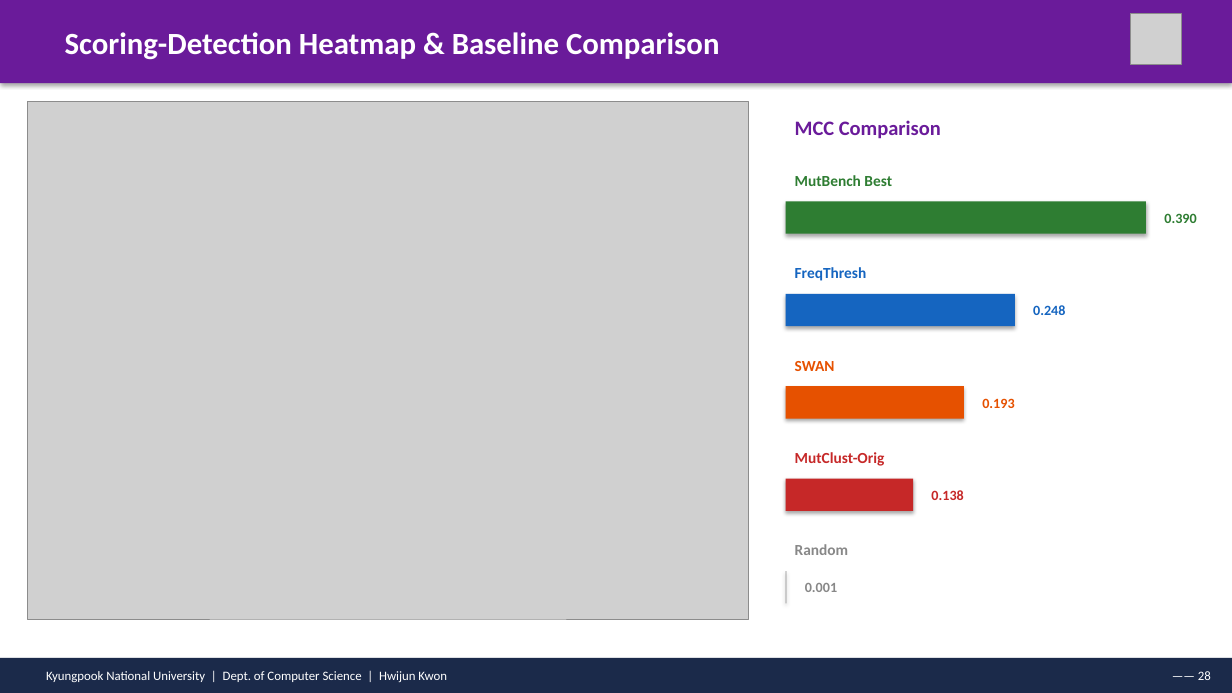
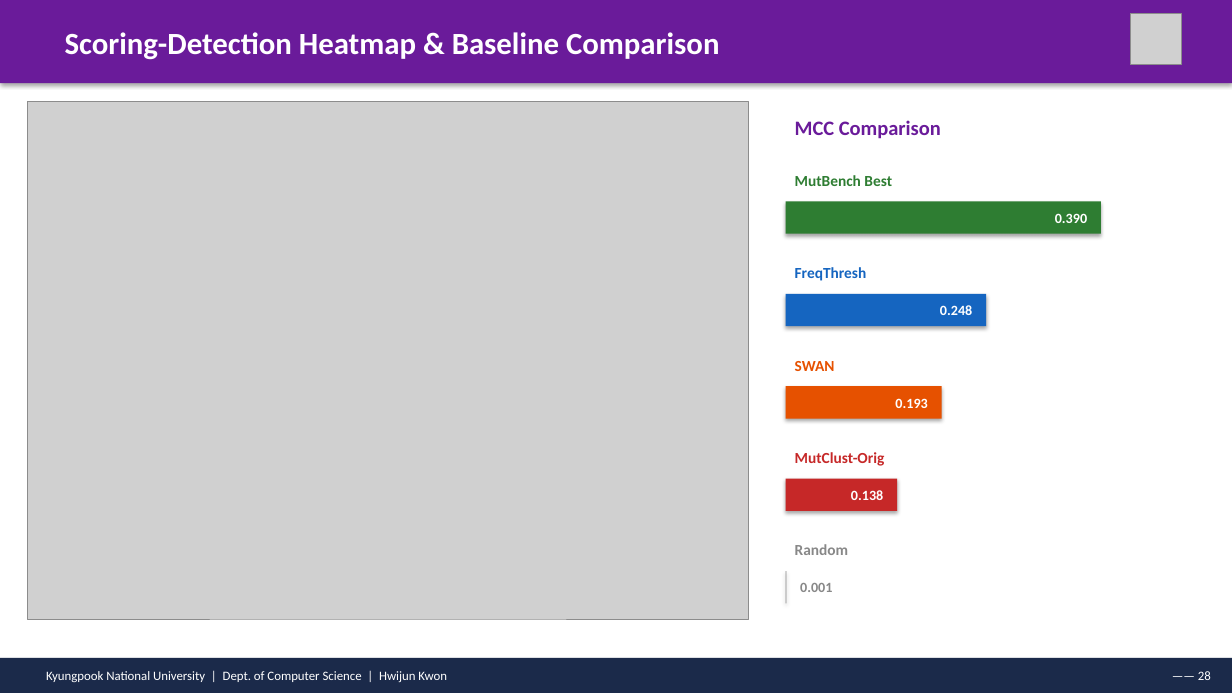
Before and after one commit to hwijunkwon/mutbench, a slide deck: slide 28 of paper/ppt/MutBench_Defense_v4.pptx. Drawn at 1232x693 pixels with LibreOffice and Linux fonts; fonts in the diff are those of the drawing; grey boxes stand for pictures. Boxes give left, top, right and bottom in pixels: in the first picture for what was removed or moved away, otherwise in the second. Text is boxed around its words. In the diff, an @@ line names an element or a change of style, - is before the commit and + after.

```diff
--- a/paper/ppt/MutBench_Defense_v4.pptx
+++ b/paper/ppt/MutBench_Defense_v4.pptx
@@ rectangle: place and size @@
-rectangle at box(786, 201, 1146, 234)
+rectangle at box(786, 201, 1101, 234)
@@ text "0.390": place and size @@
-text "0.390" at box(1164, 213, 1196, 223)
+text "0.390" at box(1055, 213, 1087, 223)
@@ text "0.390" at box(1055, 213, 1087, 223): text colour #2E7D32 to #FFFFFF; alignment left to right @@
@@ rectangle: place and size @@
-rectangle at box(786, 294, 1015, 326)
+rectangle at box(786, 294, 986, 326)
@@ text "0.248": place and size @@
-text "0.248" at box(1033, 305, 1065, 315)
+text "0.248" at box(940, 305, 972, 315)
@@ text "0.248" at box(940, 305, 972, 315): text colour #1565C0 to #FFFFFF; alignment left to right @@
@@ rectangle: place and size @@
-rectangle at box(786, 386, 964, 419)
+rectangle at box(786, 386, 942, 419)
@@ text "0.193": place and size @@
-text "0.193" at box(982, 398, 1014, 408)
+text "0.193" at box(895, 398, 927, 408)
@@ text "0.193" at box(895, 398, 927, 408): text colour #E65100 to #FFFFFF; alignment left to right @@
@@ rectangle: place and size @@
-rectangle at box(786, 479, 913, 511)
+rectangle at box(786, 479, 897, 511)
@@ text "0.138": place and size @@
-text "0.138" at box(931, 490, 963, 500)
+text "0.138" at box(851, 490, 883, 500)
@@ text "0.138" at box(851, 490, 883, 500): text colour #C62828 to #FFFFFF; alignment left to right @@
@@ text "0.001": place and size @@
-text "0.001" at box(805, 583, 837, 592)
+text "0.001" at box(800, 583, 832, 592)
```
Also in this commit, not shown: 19 other slides changed, 1 other file.
